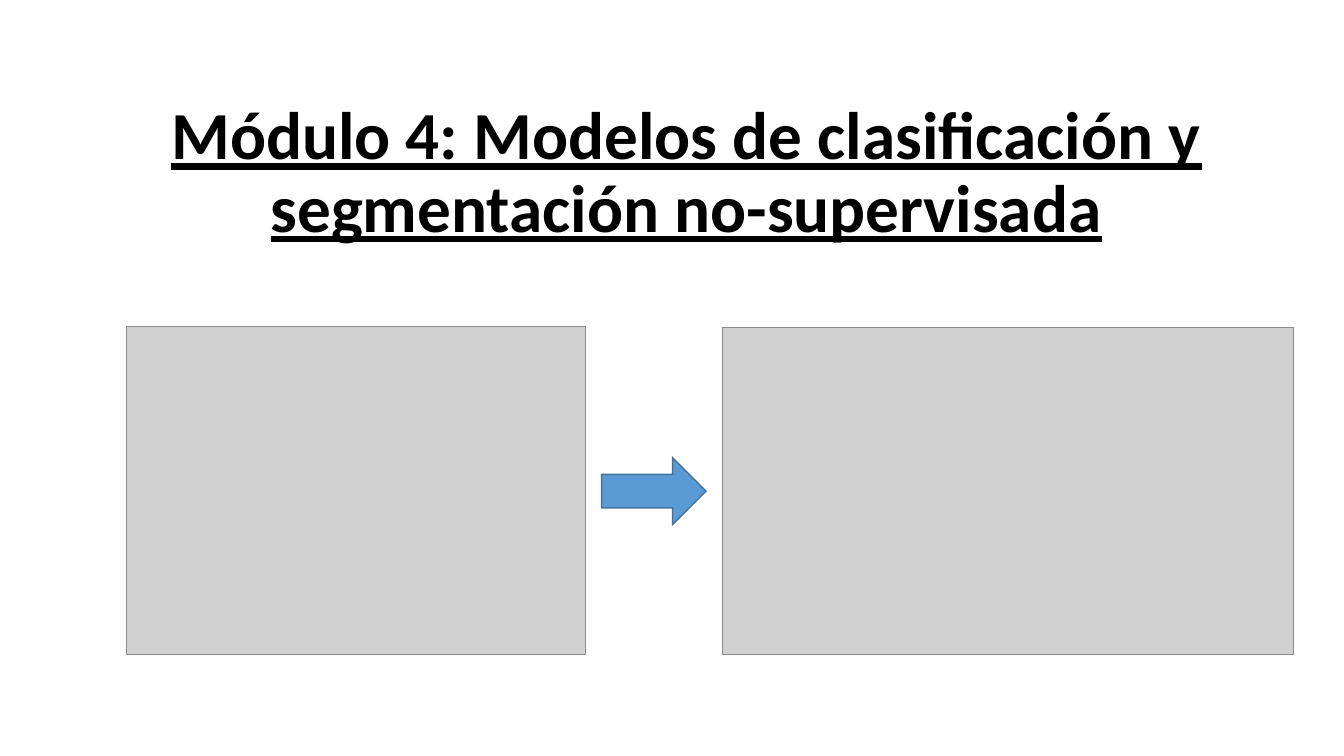
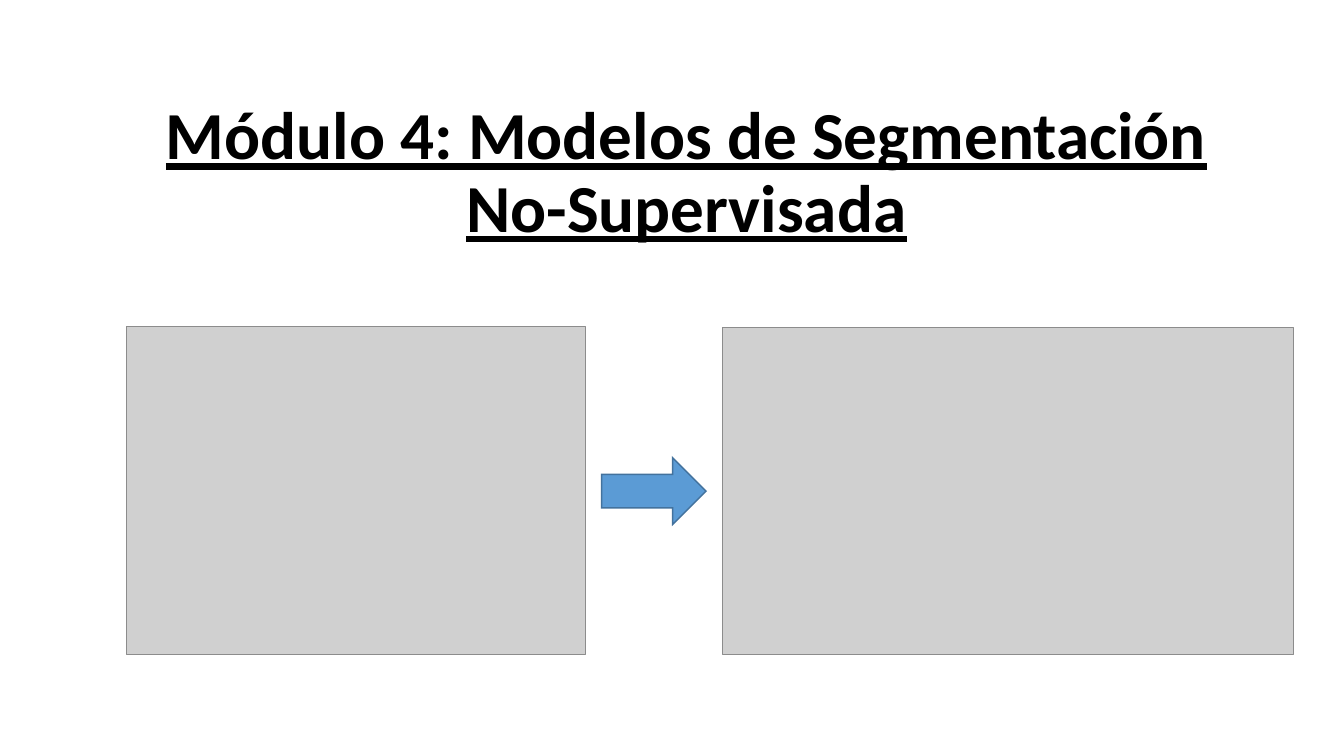
Before and after one commit to MikelLumbreras/Practica_04_CursoR, a slide deck: slide 7 of Sesion_4_Teoria.pptx. Drawn at 1344x756 pixels with LibreOffice and Linux fonts; fonts in the diff are those of the drawing; grey boxes stand for pictures; background and template pictures are left out. Boxes give left, top, right and bottom in pixels: in the first picture for what was removed or moved away, otherwise in the second. Text is boxed around its words. In the diff, an @@ line names an element or a change of style, - is before the commit and + after.

Commit message:
Last

```diff
--- a/Sesion_4_Teoria.pptx
+++ b/Sesion_4_Teoria.pptx
@@ title at (x1=166, y1=112, x2=1206, y2=243): text changed @@
-Módulo 4: Modelos de clasificación y segmentación no-supervisada
+Módulo 4: Modelos de Segmentación No-Supervisada
```
Also in this commit, not shown: 1 other slide changed.
